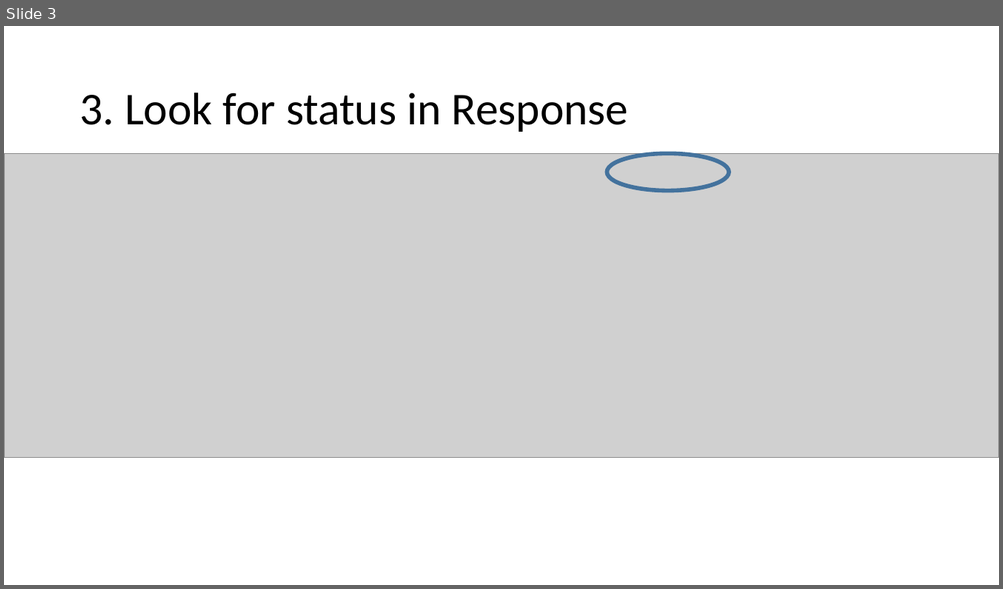
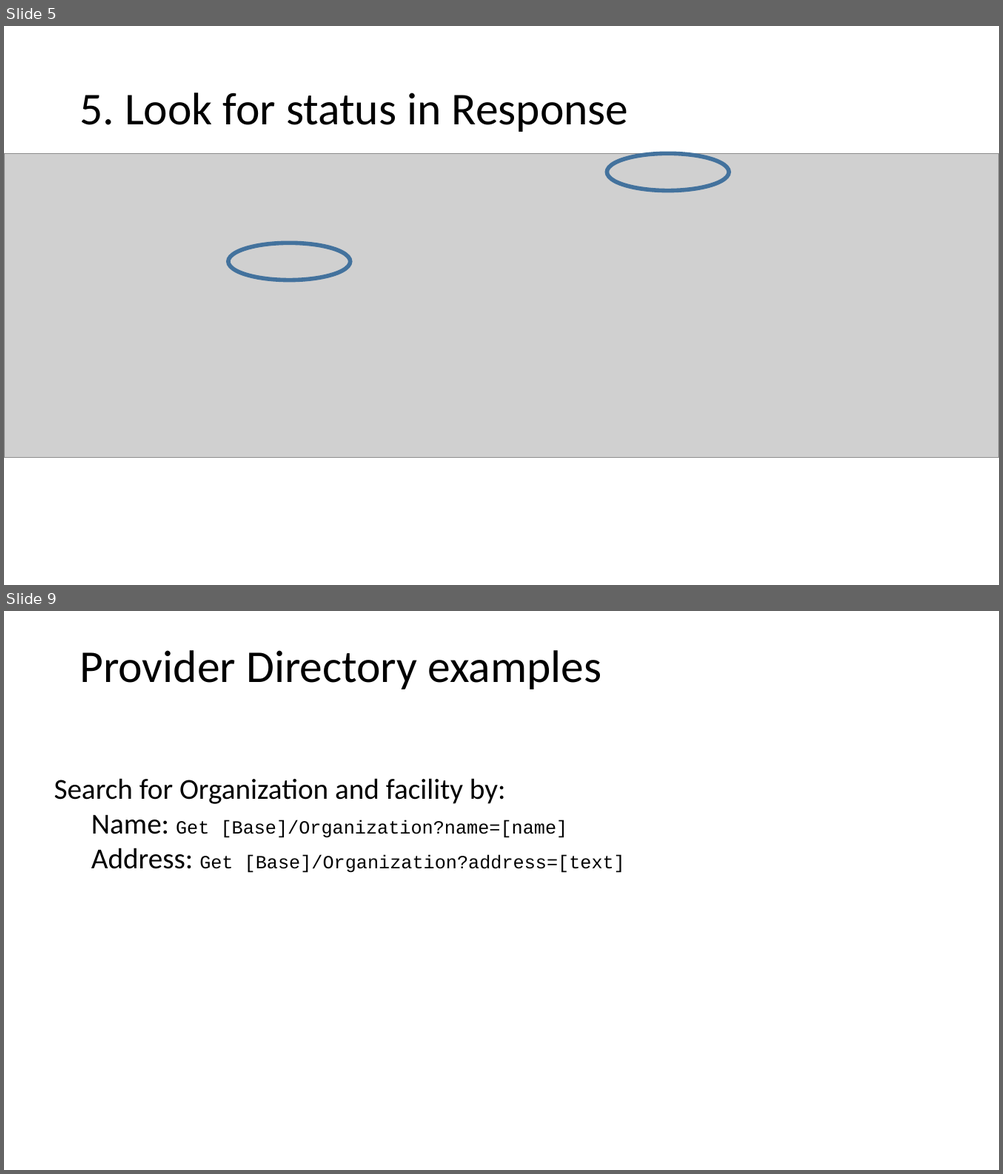
Before and after one commit to Healthedata1/Manual_Examples, a slide deck: Manual POST to Server.pptx. Shown one above the other, each under a label of ours: slide 3 before the commit, slides 5 and 9 after it; the slides between them are not shown. The pictures are 1003x589 and 1003x1174 pixels, drawn with LibreOffice and Linux fonts; fonts in the diff are those of the drawing; grey boxes stand for pictures. Boxes give left, top, right and bottom in pixels: in the first picture for what was removed or moved away, otherwise in the second. Text is boxed around its words. In the diff, an @@ line names an element or a change of style, - is before the commit and + after.

```diff
--- a/Manual POST to Server.pptx
+++ b/Manual POST to Server.pptx
@@ slide 9 added at [4, 611, 999, 1170], background #FFFFFF @@
@@ title added at [79, 650, 601, 689], 44 pt, text #000000 @@
+Provider Directory examples
@@ text added at [54, 778, 625, 873], 18 pt, text #000000 @@
+Search for Organization and facility by:
+  Name: Get [Base]/Organization?name=[name]
+  Address: Get [Base]/Organization?address=[text]
@@ what was slide 3 is now slide 5 @@
@@ slide 5 changed as well @@
@@ title at [79, 93, 629, 132]: text changed @@
-3. Look for status in Response
+5. Look for status in Response
@@ ellipse added at [227, 243, 350, 281], outline #43739E 4 pt @@
```
Also in this commit, not shown: 2 other slides changed, 6 other slides added.
